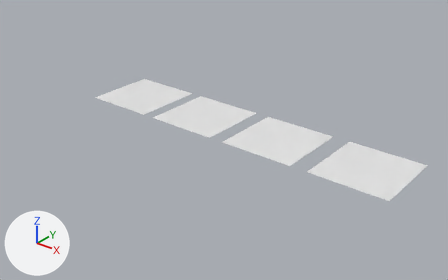
Before and after pictures for a commit that changed the FBX model assets/game-maps/terrain-blocks-2km.fbx.
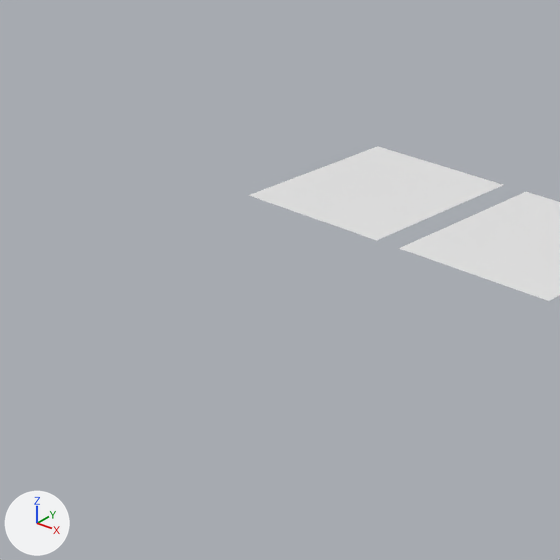
Each version appears first whole from a 50 mm camera at (8932.0, -17259.0, 6737.0) aimed at (363.0, -6548.0, 96.0), and next in a close-up on the part from 0% to 48% of the width and 8% to 85% of the height. Lighting does not change. The marker at lower left points along +X, +Y and +Z. The older version's two pictures come first.

The first close-up shows 'LOD-0', 'LOD-1'.
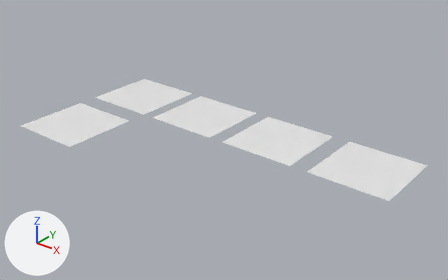
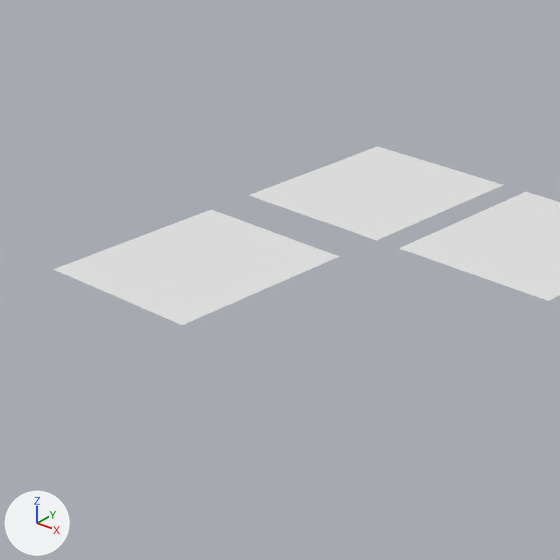
Pixel boxes (x1, y1, x2, y2) of what changed, in the close-ups (560 x 560 px):
'water', added: after (54, 210, 340, 325)

The change, as a diff of the scene's bpy script:
```diff
--- a/assets/game-maps/terrain-blocks-2km.fbx.py
+++ b/assets/game-maps/terrain-blocks-2km.fbx.py
@@ me_grid_057 @@
+me_grid_057.from_pydata(...)  # 4225 vertices, 8192 faces; spans x -1000.0..1000.0, y -1000.0..1000.0, z 0.0
@@ ob_water @@
+ob_water = bpy.data.objects.new('water', me_grid_057)
+ob_water.location = (-3438.0, -8047.0, 0.0)
```
